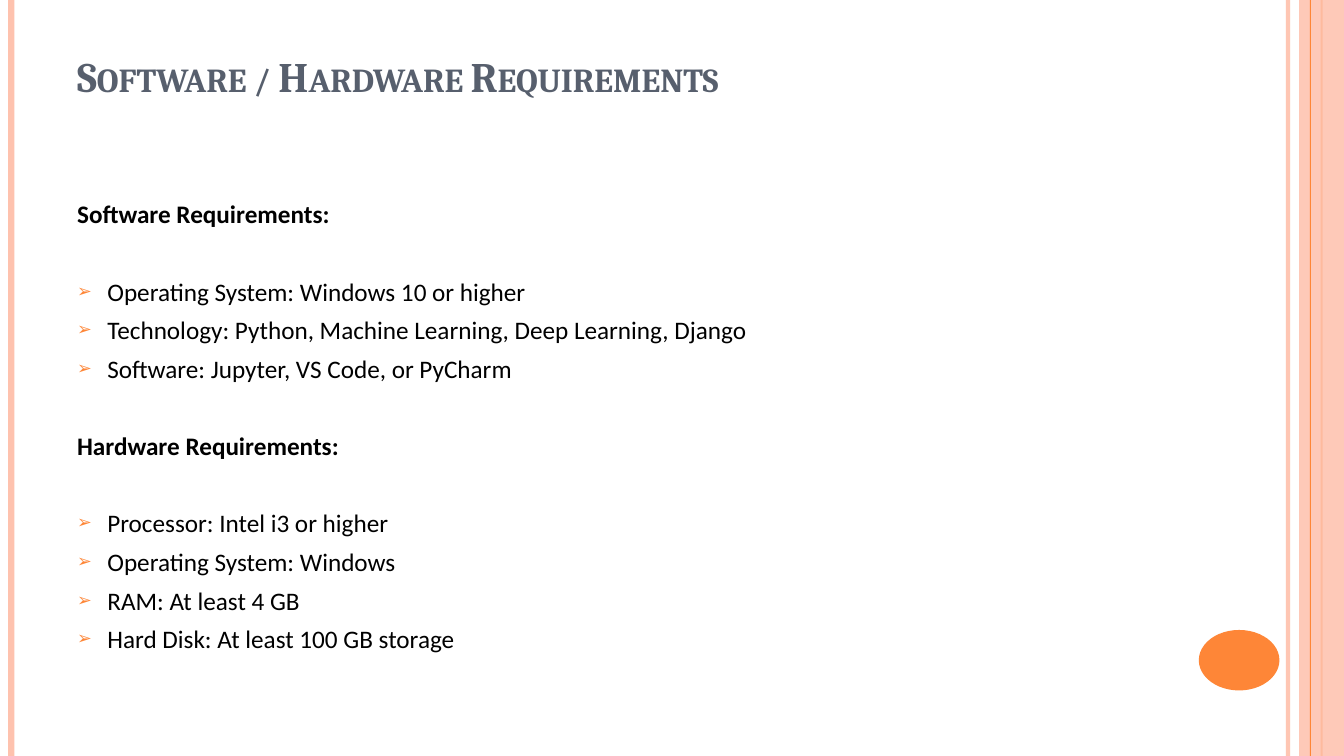
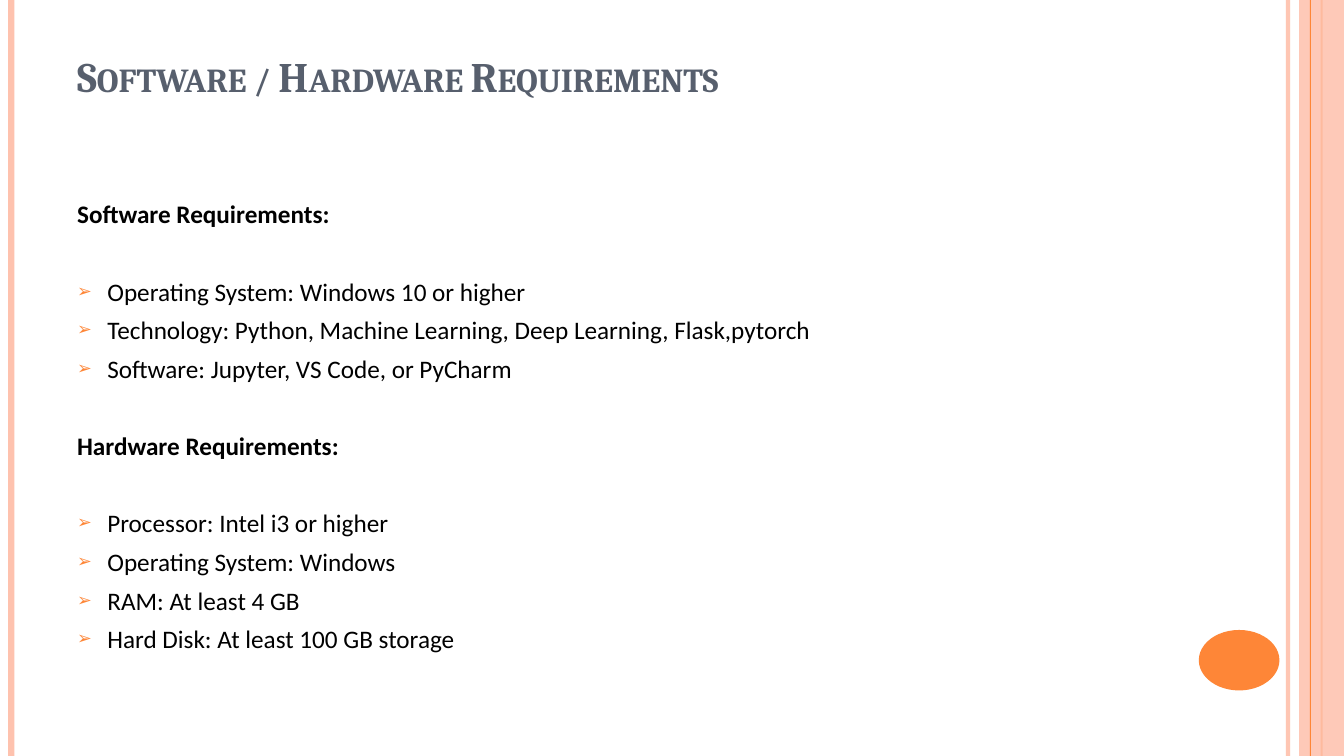
Before and after one commit to karthikeya-goud/Mini_project, a slide deck: slide 7 of B10 PRC 3.pptx (slide 8 before the commit). Drawn at 1344x756 pixels with LibreOffice and Linux fonts; fonts in the diff are those of the drawing. Boxes give left, top, right and bottom in pixels: in the first picture for what was removed or moved away, otherwise in the second. Text is boxed around its words. In the diff, an @@ line names an element or a change of style, - is before the commit and + after.

```diff
--- a/B10 PRC 3.pptx
+++ b/B10 PRC 3.pptx
@@ text at (107, 321, 809, 344): text changed @@
-➢ Technology: Python, Machine Learning, Deep Learning, Django
+➢ Technology: Python, Machine Learning, Deep Learning, Flask,pytorch
```
Also in this commit, not shown: 15 other slides changed, 3 slides added, 6 slides removed.
